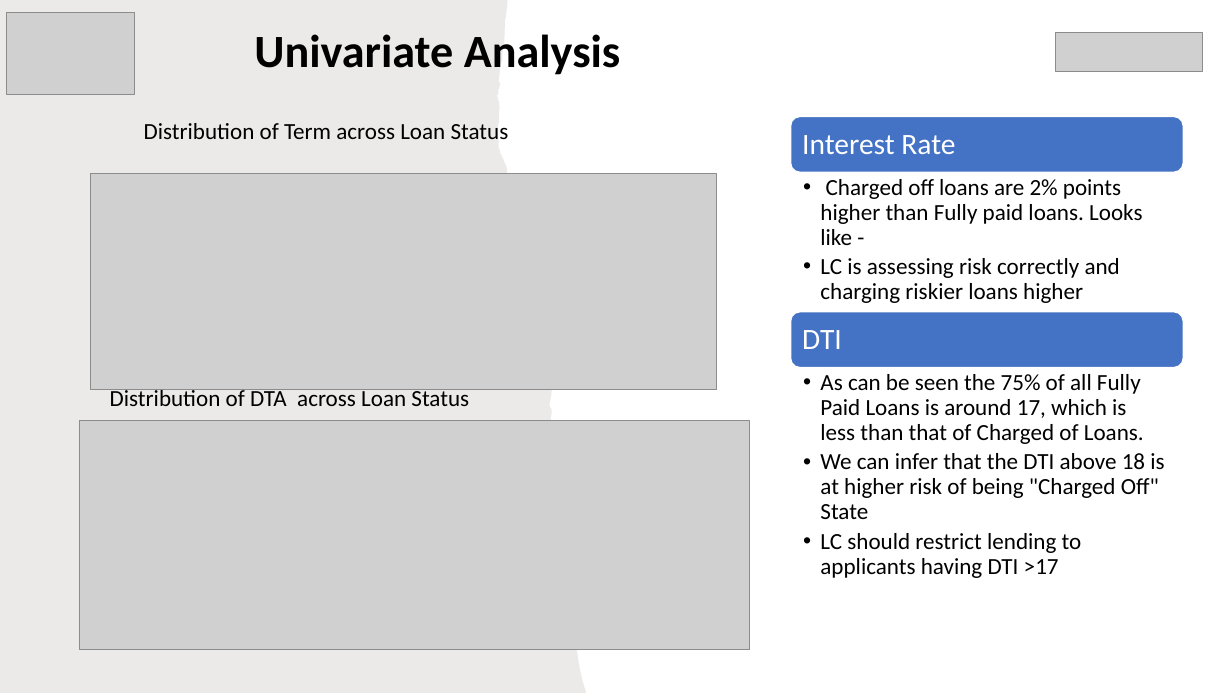
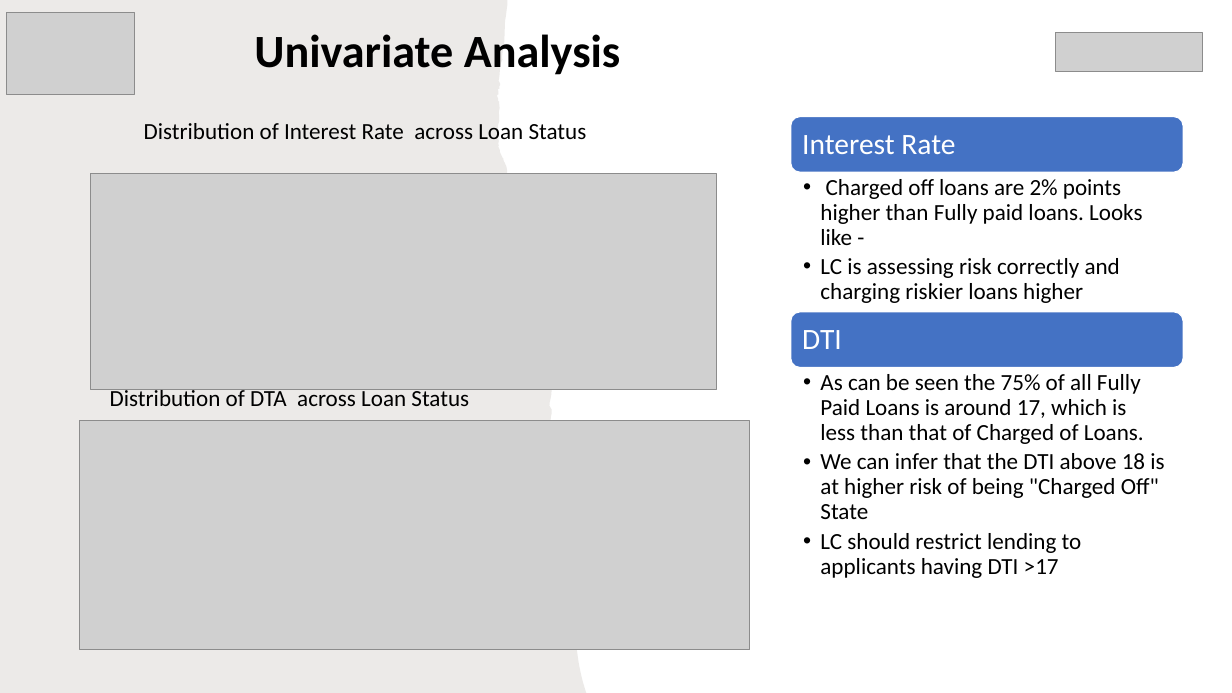
Before and after one commit to rramchan12/Lending-Club-EDA-CaseStudy, a slide deck: slide 8 of LendingClubCaseStudy.pptx. Drawn at 1232x693 pixels with LibreOffice and Linux fonts; fonts in the diff are those of the drawing; grey boxes stand for pictures; background and template pictures are left out. Boxes give left, top, right and bottom in pixels: in the first picture for what was removed or moved away, otherwise in the second. Text is boxed around its words. In the diff, an @@ line names an element or a change of style, - is before the commit and + after.

```diff
--- a/LendingClubCaseStudy.pptx
+++ b/LendingClubCaseStudy.pptx
@@ text at (144,123,587,139): text changed @@
-Distribution of Term across Loan Status
+Distribution of Interest Rate across Loan Status
```
Also in this commit, not shown: 2 other slides changed, 2 slides added, 3 slides removed.
